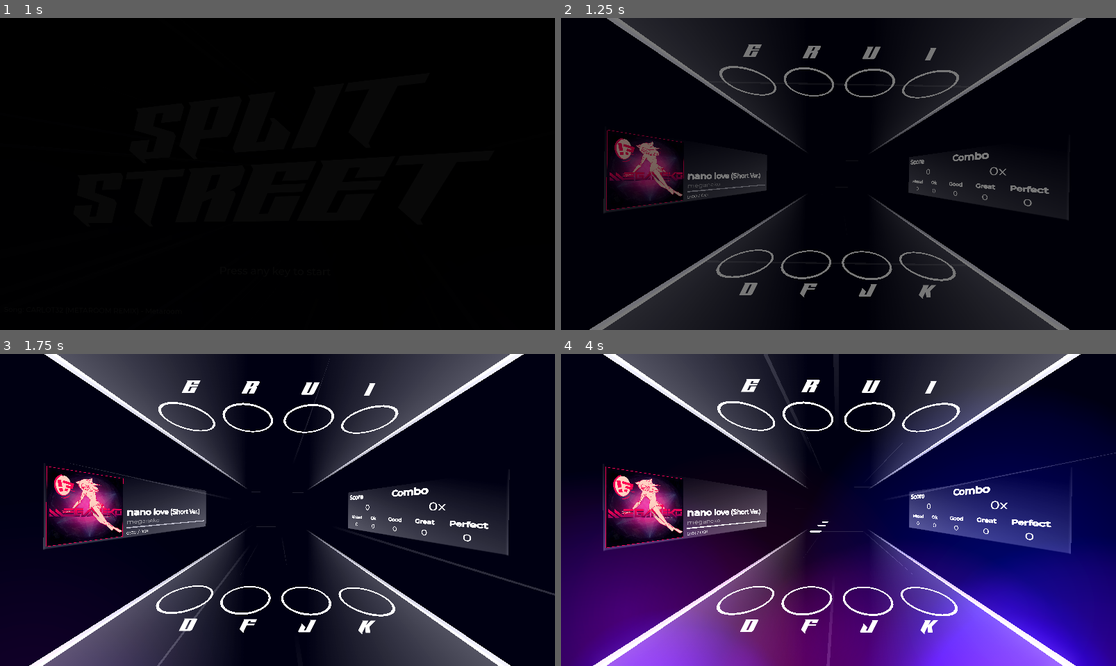
Above: before the commit, frames 1-4 (two rows, left to right).
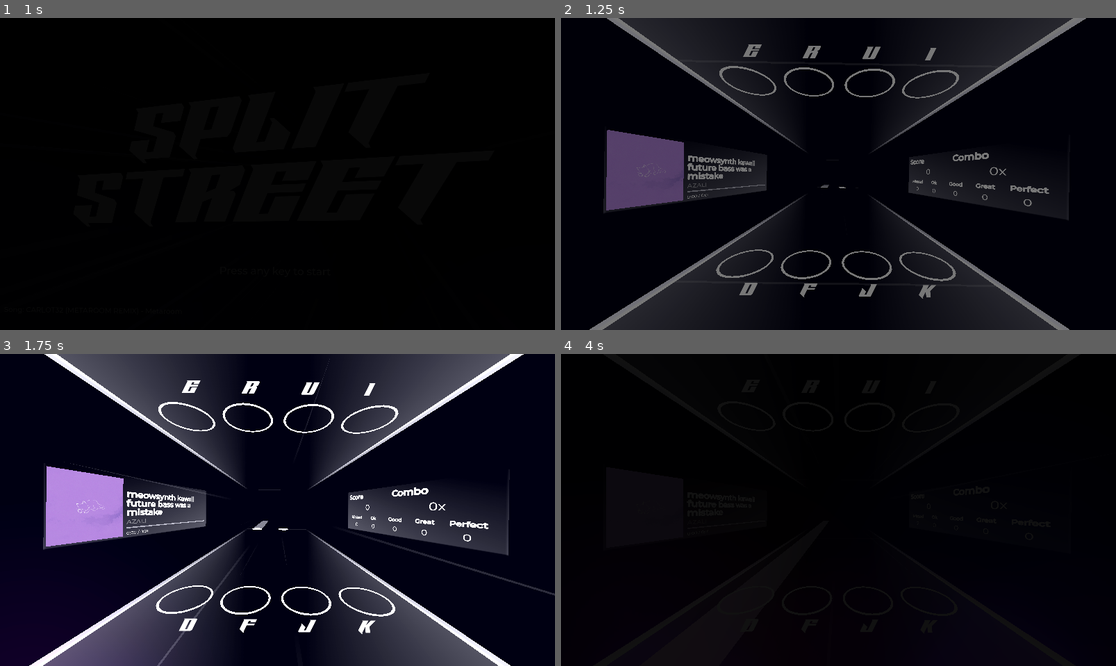
Above: after the commit, the same moments.

Repository: finnstar17/SPLIT-STREET
Game: Godot game, scene res://scenes/home.tscn
Two runs of this game, one before a commit and one after it. Both use one fixed random seed, a clock stepped at 60 frames per second and the inputs below. Sound files missing from this copy of the repository are replaced by a short silence.
Inputs:
- Up to frame 1 (1 s): tap Enter at 0.5 s; tap D (D_Input) at 0.6 s
- Up to frame 2 (1.25 s): no input
- Up to frame 3 (1.75 s): tap E (E_Input) at 1.35 s
- Up to frame 4 (4 s): tap F (F_Input) at 2.1 s; tap I (I_Input) at 2.85 s; tap J (J_Input) at 3.6 s

Frame 1 is identical in both runs. In frame 2, 3.5% of the frame differs, in the area x 8-52%, y 35-62%; in frame 3, 3.6%; in frame 4, 80%, in the area x 0-100%, y 0-100%.

Commit message:
Start charting 3rd song "meowsynth kawaii bass was a mistake"

Diff:
--- /dev/null
+++ b/music_related/charts/meowsynth kawaii future bass was a mistake.json
@@ -0,0 +1,33 @@
+{
+	"title": "meowsynth kawaii future bass was a mistake",
+	"artist": "AZALI",
+	"file": "res://music_related/music/meowsynth kawaii future bass was a mistake.mp3",
+	"cover": "res://images/song_covers/meowsynth kawaii future bass was a mistake.jpg",
+	"bpm": 166.0,
+	"spacing": 4.0,
+	"offset": 0.0,
+	"note_data": {
+		"1": {
+			"notes": [
+				{"pos": 0.0, "line": 1.0, "plane": 1.0, "length": 15.0},
+				{"pos": 0.0, "line": 3.0, "plane": 1.0}
+			]
+		},
+		"2": {
+			"notes": [
+			]
+		},
+		"3": {
+			"notes": [
+				{"pos": 0.0, "line": 4.0, "plane": 1.0, "length": 7.0},
+				{"pos": 0.0, "line": 2.0, "plane": 1.0}
+			]
+		},
+		"4": {
+			"notes": [
+				{"pos": 0.0, "line": 2.0, "plane": 1.0, "length": 7.0},
+				{"pos": 0.0, "line": 3.0, "plane": 1.0, "length": 7.0}
+			]
+		}
+	}
+}
--- a/scripts/workspace.gd
+++ b/scripts/workspace.gd
@@ -32,7 +32,7 @@
 var cover
 
 func _ready() -> void:
-	var song = charts.path_join("nano love.json")
+	var song = charts.path_join("meowsynth kawaii future bass was a mistake.json")
 	load_song(song)
 
 func _process(delta: float) -> void:
Binary file added: images/song_covers/meowsynth kawaii future bass was a mistake.jpg
Not shown, added: images/song_covers/meowsynth kawaii future bass was a mistake.jpg.import
Not shown, added: music_related/music/meowsynth kawaii future bass was a mistake.mp3.import
Not shown, added: music_related/music/meowsynth kawaii future bass was a mistake.mp3
